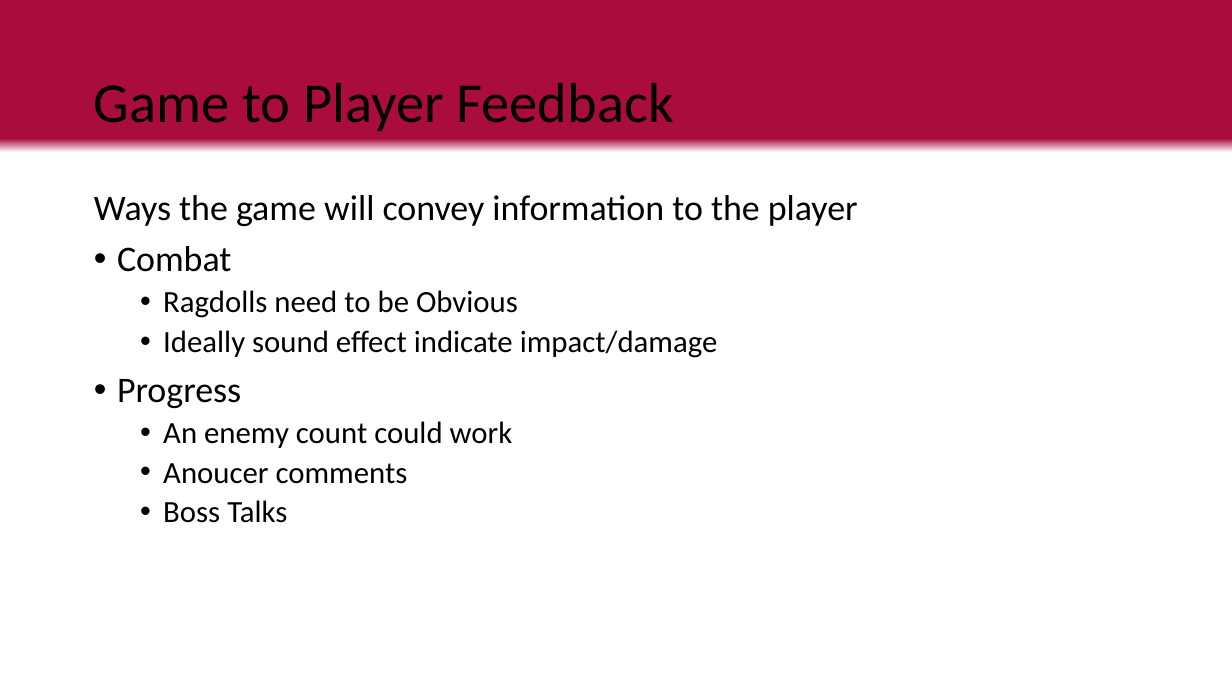
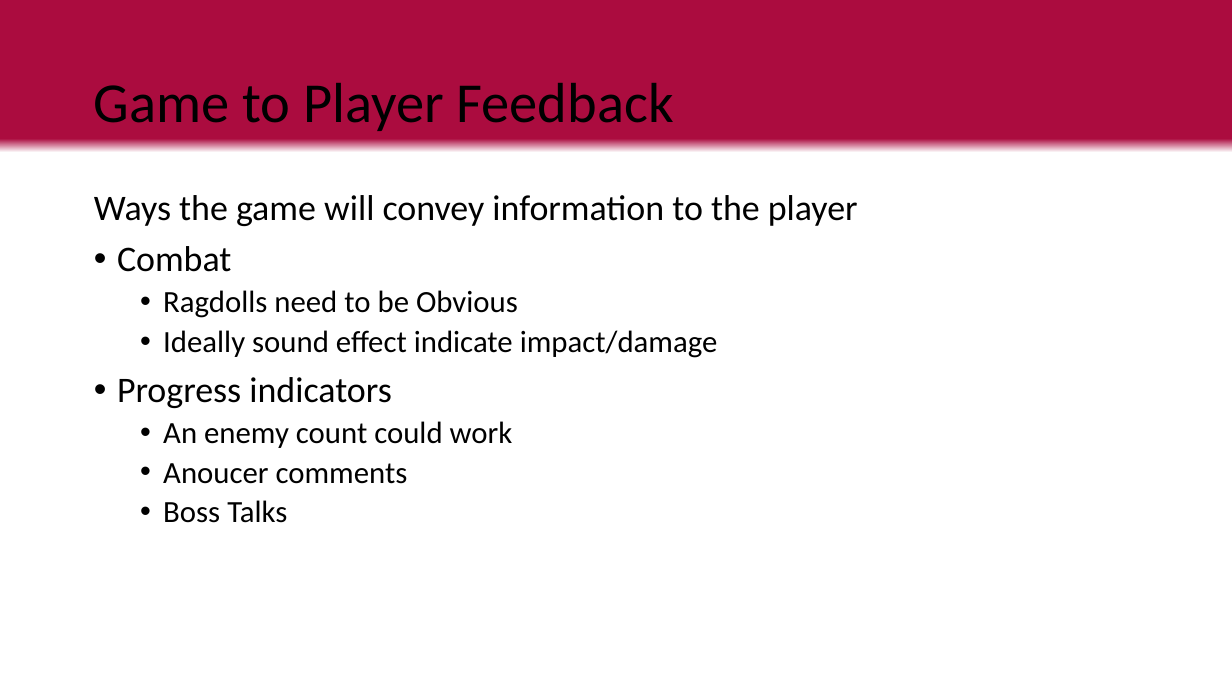
Before and after one commit to LuxRegem/Project_Clash-of-Cosplayers, a slide deck: slide 24 of Shared Documentation/Luke's Documents/Clash of Cos - Visual Pitch.pptx (slide 25 before the commit). Drawn at 1232x693 pixels with LibreOffice and Linux fonts; fonts in the diff are those of the drawing. Boxes give left, top, right and bottom in pixels: in the first picture for what was removed or moved away, otherwise in the second. Text is boxed around its words. In the diff, an @@ line names an element or a change of style, - is before the commit and + after.

```diff
--- a/Shared Documentation/Luke's Documents/Clash of Cos - Visual Pitch.pptx
+++ b/Shared Documentation/Luke's Documents/Clash of Cos - Visual Pitch.pptx
@@ text at bbox=[117, 377, 391, 408]: text changed @@
-• Progress
+• Progress indicators
```
Also in this commit, not shown: 4 other slides changed, 2 slides added, 1 slide removed.
